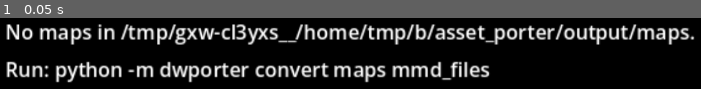
Above: before the commit, frame 1.
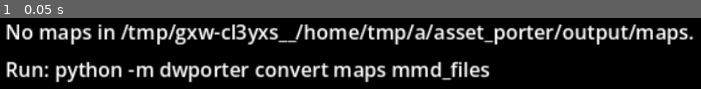
Above: after the commit, the same moment.

Repository: SDCaFlo/dw_godot4
Game: Godot game, scene res://scenes/field/field.tscn
Same seed, same stepped clock (60 frames per second), same inputs: the game is played once before the commit and once after it.
Inputs:
- Up to frame 1 (0.05 s): no input

The runs differ from the first frame. In frame 1, 3.3% of the frame differs, in the area x 59-100%, y 8-39%.

Commit message:
Rename the satiety fix to I-29 (I-28 is taken on the 5d-5 branch); drop the unused ANIM_SATIETY
Co-Authored-By: Claude Opus 5.5 <noreply@anthropic.com>

Diff:
--- a/scripts/systems/item_use.gd
+++ b/scripts/systems/item_use.gd
@@ -26,7 +26,6 @@
 }
 ## The partner's food animation when it liked it (partnerHandleFoodFeed).
 const ANIM_HAPPY := 0x0B
-const ANIM_SATIETY := 0x0B
 ## The numbers over the partner in battle (addEntityText): colour 0xB, icon 1 HP / 2 MP.
 const NUMBER_COLOR := 0xB
 const ICON_HP := 1
Not shown, changed: ISSUES.md
